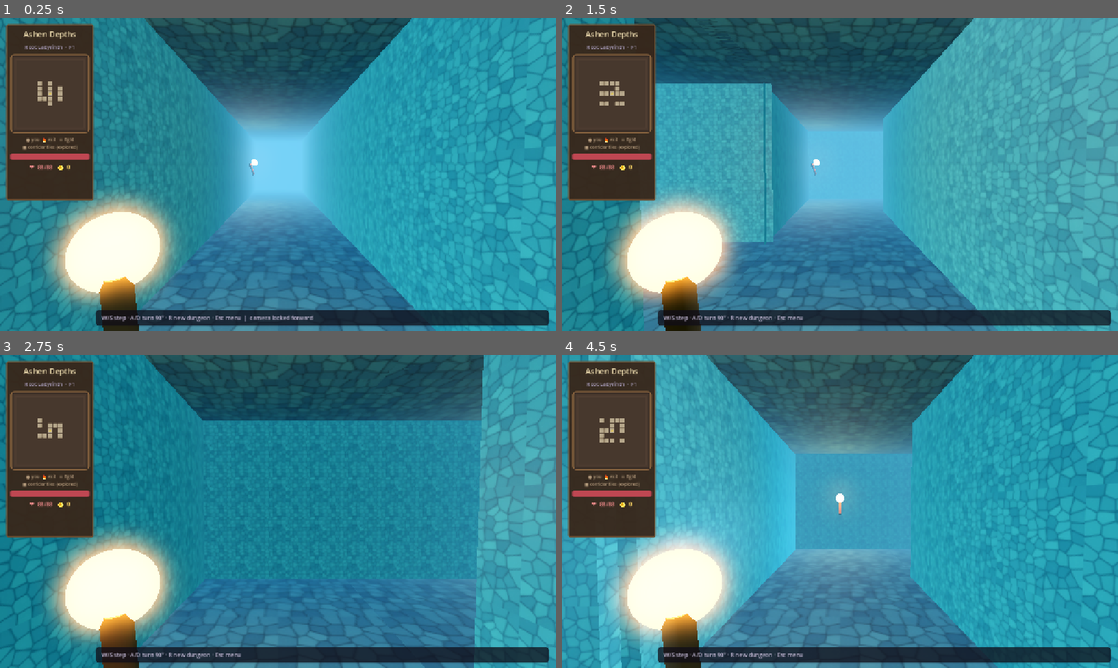
Above: before the commit, frames 1-4 (two rows, left to right).
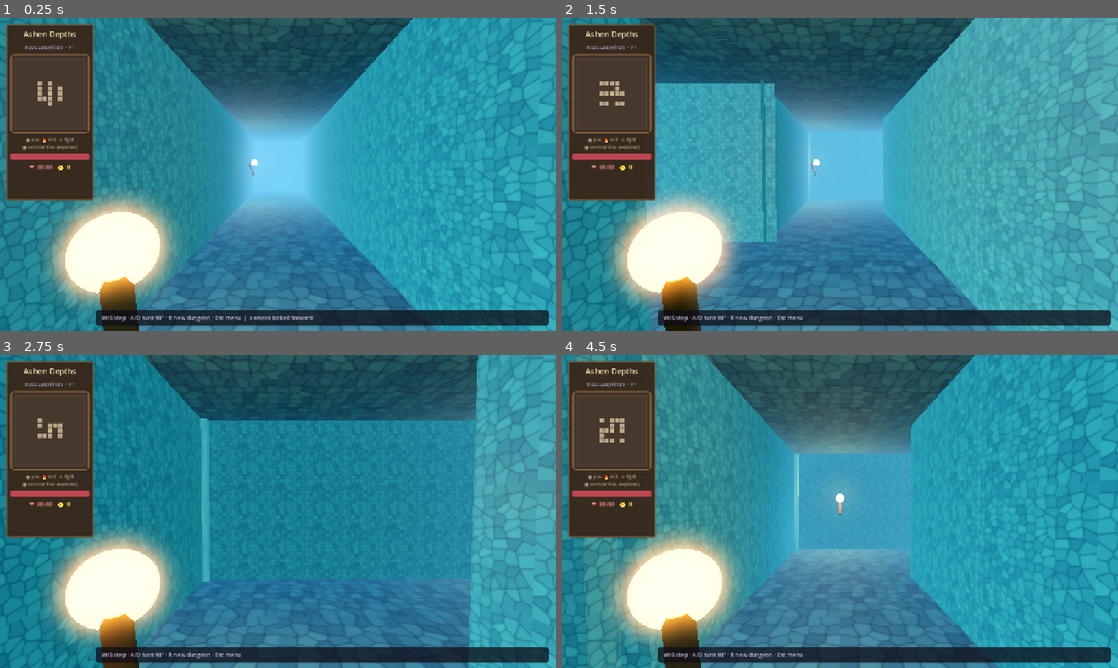
Above: after the commit, the same moments.

Repository: maikalpandas-lgtm/ashen-depths
Game: Godot game, scene res://scenes/main.tscn
Same seed, same stepped clock (60 frames per second), same inputs: the game is played once before the commit and once after it.
Inputs:
- Up to frame 1 (0.25 s): no input
- Up to frame 2 (1.5 s): tap Enter at 0.5 s; hold R (regenerate_dungeon) 0.53-1.28 s; hold W (move_forward) from 0.53 s (still down); tap Space at 1.25 s; tap R (regenerate_dungeon) at 1.35 s
- Up to frame 3 (2.75 s): keep holding W (move_forward); tap Enter at 2 s; hold R (regenerate_dungeon) from 2.03 s (still down)
- Up to frame 4 (4.5 s): keep holding W (move_forward); tap Space at 2.75, 4.25 s; release R (regenerate_dungeon) at 2.78 s; tap R (regenerate_dungeon) at 2.85, 4.35 s; tap Enter at 3.5 s; hold R (regenerate_dungeon) 3.53-4.28 s

The runs differ from the first frame. In frame 1, 5.7% of the frame differs, in the area x 0-100%, y 0-100%; in frame 2, 5.6%; in frame 3, 5.8%; in frame 4, 25%.

Commit message:
fix: remove floor disc artifacts and fill wall corners
Drop start-marker cylinder and broken billboard planes.
Add corner pillars + wider wall overlap for cleaner angles.

Diff:
--- a/scripts/dungeon_generator.gd
+++ b/scripts/dungeon_generator.gd
@@ -452,17 +452,39 @@
 			_maybe_wall_plane(x, y, -1, 0, world)
 			_maybe_wall_plane(x, y, 0, 1, world)
 			_maybe_wall_plane(x, y, 0, -1, world)
+			_fill_cell_corners(x, y, world)
 
 
 func _maybe_wall_plane(x: int, y: int, dx: int, dy: int, world: Vector3) -> void:
 	if _is_walkable(_get_cell(x + dx, y + dy)):
 		return
-	# Flush to cell edge; width > cell so neighbors overlap (no vertical slits)
-	var edge := cell_size * 0.5 - 0.02
+	# Almost flush; slight inset; OVERLAP neighbors so no black slits
+	var edge := cell_size * 0.5 - 0.01
 	var pos := world + Vector3(float(dx) * edge, wall_height * 0.5, float(dy) * edge)
 	var into := Vector3(-float(dx), 0.0, -float(dy))
-	# 8% wider + a bit taller than cell so seams close with floor/ceiling
-	_add_wall_plane(pos, into, cell_size * 1.1, wall_height + 0.12, _wall_mat)
+	_add_wall_plane(pos, into, cell_size * 1.14, wall_height + 0.16, _wall_mat)
+
+
+func _fill_cell_corners(x: int, y: int, world: Vector3) -> void:
+	## Square pillars where two wall sides meet — cleans L/T corners.
+	var pairs: Array = [
+		[Vector2i(1, 0), Vector2i(0, -1), Vector3(1, 0, -1)],
+		[Vector2i(1, 0), Vector2i(0, 1), Vector3(1, 0, 1)],
+		[Vector2i(-1, 0), Vector2i(0, -1), Vector3(-1, 0, -1)],
+		[Vector2i(-1, 0), Vector2i(0, 1), Vector3(-1, 0, 1)],
+	]
+	var half := cell_size * 0.5 - 0.02
+	var pillar := 0.22
+	for p in pairs:
+		var d0: Vector2i = p[0]
+		var d1: Vector2i = p[1]
+		var off: Vector3 = p[2]
+		var wall0 := not _is_walkable(_get_cell(x + d0.x, y + d0.y))
+		var wall1 := not _is_walkable(_get_cell(x + d1.x, y + d1.y))
+		if not (wall0 and wall1):
+			continue
+		var pos := world + Vector3(off.x * half, wall_height * 0.5, off.z * half)
+		_add_textured_box(pos, Vector3(pillar, wall_height + 0.16, pillar), _wall_mat)
 
 
 func _add_wall_plane(pos: Vector3, face_into: Vector3, width: float, height: float, mat: Material) -> void:
@@ -557,6 +579,18 @@
 	body.collision_mask = 0
 	body.add_child(col)
 	geometry_root.add_child(body)
+
+
+func _add_textured_box(pos: Vector3, size: Vector3, mat: Material) -> void:
+	var mi := MeshInstance3D.new()
+	var box := BoxMesh.new()
+	box.size = size
+	mi.mesh = box
+	mi.material_override = mat
+	mi.position = pos
+	mi.cast_shadow = GeometryInstance3D.SHADOW_CASTING_SETTING_OFF
+	geometry_root.add_child(mi)
+	_add_solid_box(pos, size)
 
 
 func _add_plane(
@@ -676,39 +710,26 @@
 
 
 func _spawn_decorations() -> void:
-	## Billboard sprites near walls — painted props, not 3D rock piles.
+	## No free-floating white planes (billboards looked like “empty 3D junk”).
+	## Only sparse wall braziers at dead-ends.
 	var n := 0
 	for cell in floor_cells:
 		var x := cell.x
 		var y := cell.y
-		if _get_cell(x, y) == Cell.START:
+		if _get_cell(x, y) == Cell.START or _get_cell(x, y) == Cell.EXIT:
 			continue
-		var h := (x * 31 + y * 17) % 22
-		var world := cell_to_world(cell)
+		if _floor_neighbors(x, y) != 1:
+			continue
+		if (x * 13 + y * 7) % 5 != 0:
+			continue
 		var wd := _first_wall_dir(x, y)
 		if wd == Vector2i.ZERO:
 			continue
-		# Only decorate at dead-ends / corners (corridor feel, less clutter)
-		var neigh := _floor_neighbors(x, y)
-		if neigh > 2 and h > 2:
-			continue
-		var base := world + Vector3(wd.x * (cell_size * 0.38), 0.0, wd.y * (cell_size * 0.38))
-		if h == 0:
-			_spawn_billboard(base + Vector3(0, 0.55, 0), Vector2(0.9, 0.7), _rock_sprite_mat)
-			n += 1
-		elif h == 1:
-			_spawn_billboard(base + Vector3(0, 0.7, 0), Vector2(0.7, 1.1), _crystal_sprite_mat)
-			var light := OmniLight3D.new()
-			light.light_color = Color(0.5, 0.8, 1.0)
-			light.light_energy = 1.4
-			light.omni_range = 5.5
-			light.position = base + Vector3(0, 0.8, 0)
-			props_root.add_child(light)
-			n += 1
-		elif h == 2 and neigh == 1:
-			_spawn_brazier(base + Vector3(0, 0.0, 0))
-			n += 1
-	print("[Dungeon] sprite decor=%d" % n)
+		var world := cell_to_world(cell)
+		var base := world + Vector3(wd.x * (cell_size * 0.32), 0.0, wd.y * (cell_size * 0.32))
+		_spawn_brazier(base)
+		n += 1
+	print("[Dungeon] braziers=%d" % n)
 
 
 func _first_wall_dir(x: int, y: int) -> Vector2i:
@@ -718,48 +739,36 @@
 	return Vector2i.ZERO
 
 
-func _spawn_billboard(pos: Vector3, size: Vector2, mat: Material) -> void:
-	var mi := MeshInstance3D.new()
-	var plane := PlaneMesh.new()
-	plane.size = size
-	mi.mesh = plane
-	mi.material_override = mat
-	mi.position = pos
-	# upright; billboard material handles yaw
-	mi.rotation_degrees = Vector3(-90, 0, 0)
-	props_root.add_child(mi)
-
-
 func _spawn_brazier(pos: Vector3) -> void:
 	var bowl := MeshInstance3D.new()
 	var cyl := CylinderMesh.new()
-	cyl.top_radius = 0.22
-	cyl.bottom_radius = 0.16
-	cyl.height = 0.28
+	cyl.top_radius = 0.18
+	cyl.bottom_radius = 0.14
+	cyl.height = 0.22
 	bowl.mesh = cyl
 	var bm := StandardMaterial3D.new()
-	bm.albedo_color = Color(0.3, 0.35, 0.38)
+	bm.albedo_color = Color(0.25, 0.3, 0.34)
 	bowl.material_override = bm
-	bowl.position = pos + Vector3(0, 0.15, 0)
+	bowl.position = pos + Vector3(0, 0.12, 0)
 	props_root.add_child(bowl)
 	var flame := MeshInstance3D.new()
 	var sm := SphereMesh.new()
-	sm.radius = 0.16
-	sm.height = 0.3
+	sm.radius = 0.12
+	sm.height = 0.22
 	flame.mesh = sm
 	var fm := StandardMaterial3D.new()
-	fm.albedo_color = Color(0.4, 0.8, 1.0)
+	fm.albedo_color = Color(0.45, 0.8, 1.0)
 	fm.emission_enabled = true
-	fm.emission = Color(0.35, 0.75, 1.0)
-	fm.emission_energy_multiplier = 4.0
+	fm.emission = Color(0.4, 0.75, 1.0)
+	fm.emission_energy_multiplier = 2.5
 	flame.material_override = fm
-	flame.position = pos + Vector3(0, 0.42, 0)
+	flame.position = pos + Vector3(0, 0.35, 0)
 	props_root.add_child(flame)
 	var light := OmniLight3D.new()
-	light.light_color = Color(0.5, 0.8, 1.0)
-	light.light_energy = 2.2
-	light.omni_range = 7.5
-	light.position = pos + Vector3(0, 0.5, 0)
+	light.light_color = Color(0.55, 0.8, 1.0)
+	light.light_energy = 1.4
+	light.omni_range = 5.0
+	light.position = pos + Vector3(0, 0.4, 0)
 	props_root.add_child(light)
 
 
@@ -887,58 +896,35 @@
 
 
 func _spawn_exit_marker(world: Vector3) -> void:
-	# campfire-like exit
-	for i in range(5):
-		var rock := MeshInstance3D.new()
-		var box := BoxMesh.new()
-		box.size = Vector3(0.25, 0.18, 0.25)
-		rock.mesh = box
-		var rm := StandardMaterial3D.new()
-		rm.albedo_color = Color(0.28, 0.4, 0.42)
-		rock.material_override = rm
-		var a := TAU * float(i) / 5.0
-		rock.position = world + Vector3(cos(a) * 0.45, 0.1, sin(a) * 0.45)
-		props_root.add_child(rock)
+	## Compact campfire — no random junk meshes.
 	var flame := MeshInstance3D.new()
 	var sm := SphereMesh.new()
-	sm.radius = 0.25
-	sm.height = 0.5
+	sm.radius = 0.2
+	sm.height = 0.4
 	flame.mesh = sm
 	var fm := StandardMaterial3D.new()
-	fm.albedo_color = Color(1.0, 0.45, 0.1)
+	fm.albedo_color = Color(1.0, 0.5, 0.15)
 	fm.emission_enabled = true
-	fm.emission = Color(1.0, 0.5, 0.15)
-	fm.emission_energy_multiplier = 3.5
+	fm.emission = Color(1.0, 0.55, 0.2)
+	fm.emission_energy_multiplier = 2.8
 	flame.material_override = fm
-	flame.position = world + Vector3(0, 0.45, 0)
+	flame.position = world + Vector3(0, 0.35, 0)
 	props_root.add_child(flame)
 	var light := OmniLight3D.new()
-	light.light_color = Color(1.0, 0.55, 0.25)
-	light.light_energy = 2.5
-	light.omni_range = 9.0
-	light.position = world + Vector3(0, 0.6, 0)
+	light.light_color = Color(1.0, 0.6, 0.3)
+	light.light_energy = 1.8
+	light.omni_range = 6.0
+	light.position = world + Vector3(0, 0.5, 0)
 	props_root.add_child(light)
 	var label := Label3D.new()
 	label.text = "EXIT"
-	label.position = world + Vector3(0, 1.4, 0)
-	label.font_size = 32
-	label.modulate = Color(1.0, 0.7, 0.35)
+	label.position = world + Vector3(0, 1.2, 0)
+	label.font_size = 28
+	label.modulate = Color(1.0, 0.75, 0.4)
 	label.billboard = BaseMaterial3D.BILLBOARD_ENABLED
 	props_root.add_child(label)
 
 
-func _spawn_start_marker(world: Vector3) -> void:
-	var mi := MeshInstance3D.new()
-	var cyl := CylinderMesh.new()
-	cyl.top_radius = 0.55
-	cyl.bottom_radius = 0.55
-	cyl.height = 0.08
-	mi.mesh = cyl
-	var mat := StandardMaterial3D.new()
-	mat.albedo_color = Color(0.35, 0.7, 0.55)
-	mat.emission_enabled = true
-	mat.emission = Color(0.3, 0.8, 0.5)
-	mat.emission_energy_multiplier = 1.2
-	mi.material_override = mat
-	mi.position = world + Vector3(0, 0.05, 0)
-	props_root.add_child(mi)
+func _spawn_start_marker(_world: Vector3) -> void:
+	## No glowing disc on the floor (looked like a white/cyan 3D artifact).
+	pass
